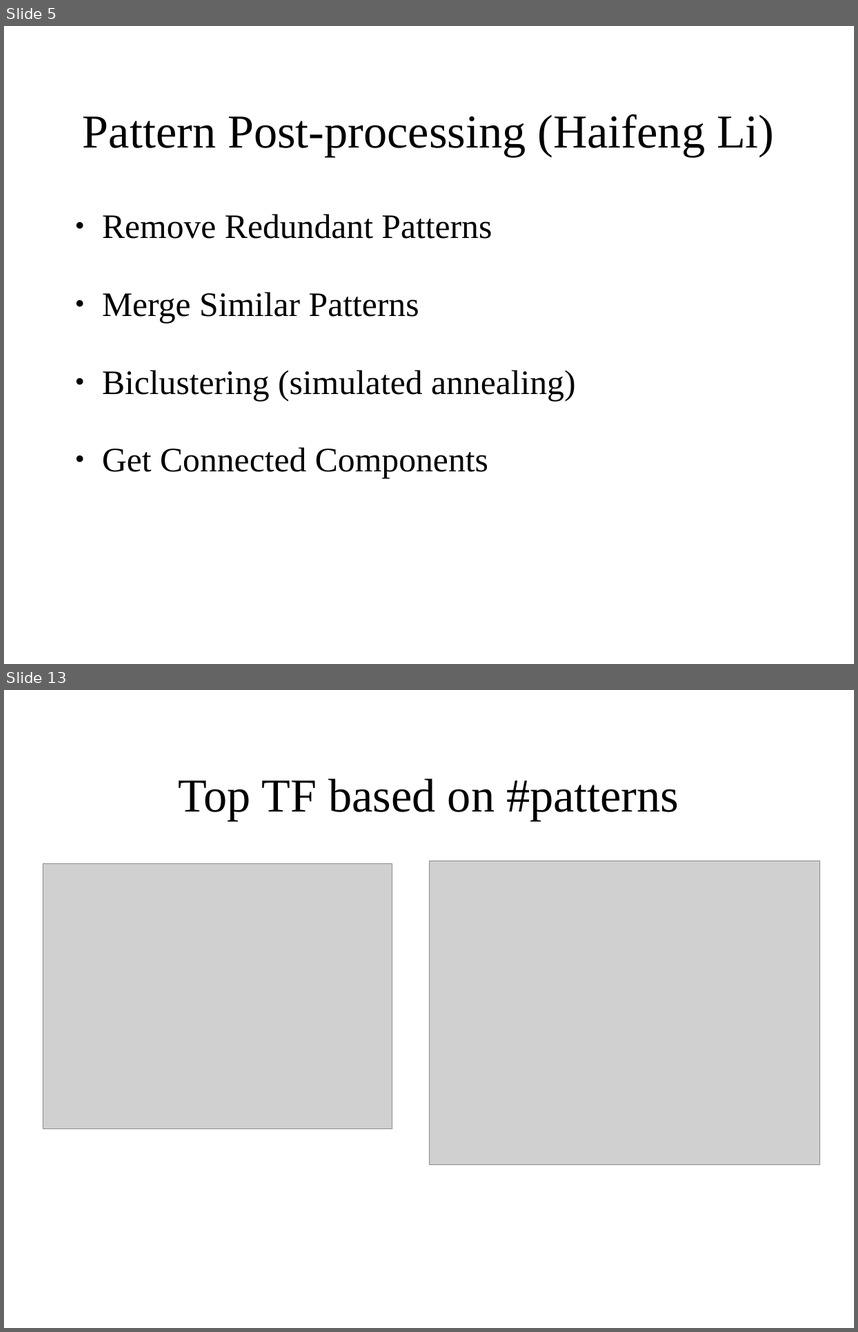
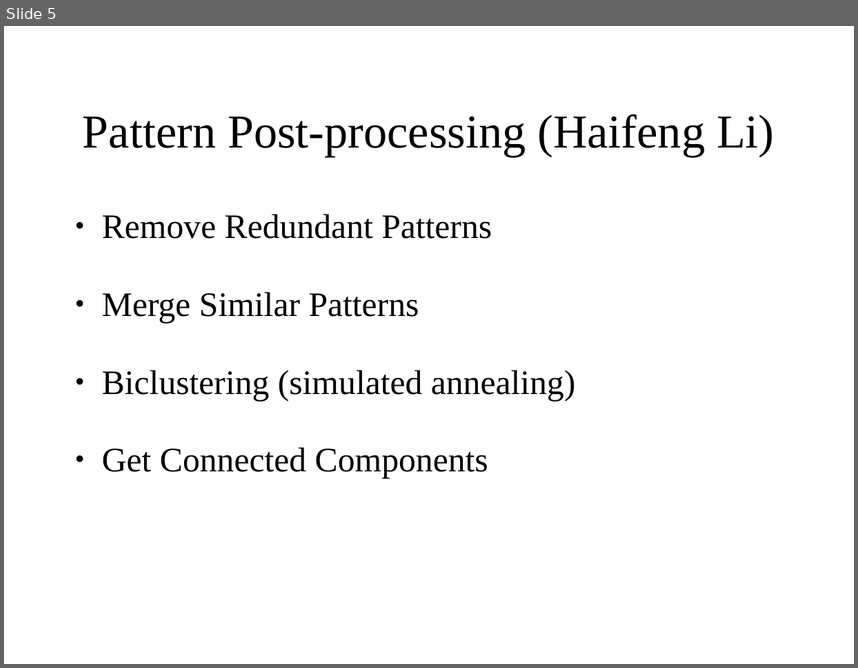
Before and after one commit to polyactis/annot, a slide deck: trunk/doc/lab_meeting_2006_11_21/lm_11_21_06.ppt. Shown one above the other, each under a label of ours: slides 5 and 13 before the commit, slide 5 after it; the slides between them are not shown. The pictures are 858x1332 and 858x668 pixels, drawn with LibreOffice and Linux fonts; fonts in the diff are those of the drawing; grey boxes stand for pictures. Boxes give left, top, right and bottom in pixels: in the first picture for what was removed or moved away, otherwise in the second. Text is boxed around its words. In the diff, an @@ line names an element or a change of style, - is before the commit and + after.

```diff
--- a/trunk/doc/lab_meeting_2006_11_21/lm_11_21_06.ppt
+++ b/trunk/doc/lab_meeting_2006_11_21/lm_11_21_06.ppt
@@ slide 13 removed at <box>4,690,854,1328</box>, background #FFFFFF @@
@@ title removed at <box>179,778,679,821</box> @@
-Top TF based on #patterns
@@ picture removed at <box>43,864,392,1129</box> @@
@@ picture removed at <box>430,861,821,1165</box> @@
```
Also in this commit, not shown: 5 slides changed, 15 slides added, 8 other slides removed, 42 other files.
